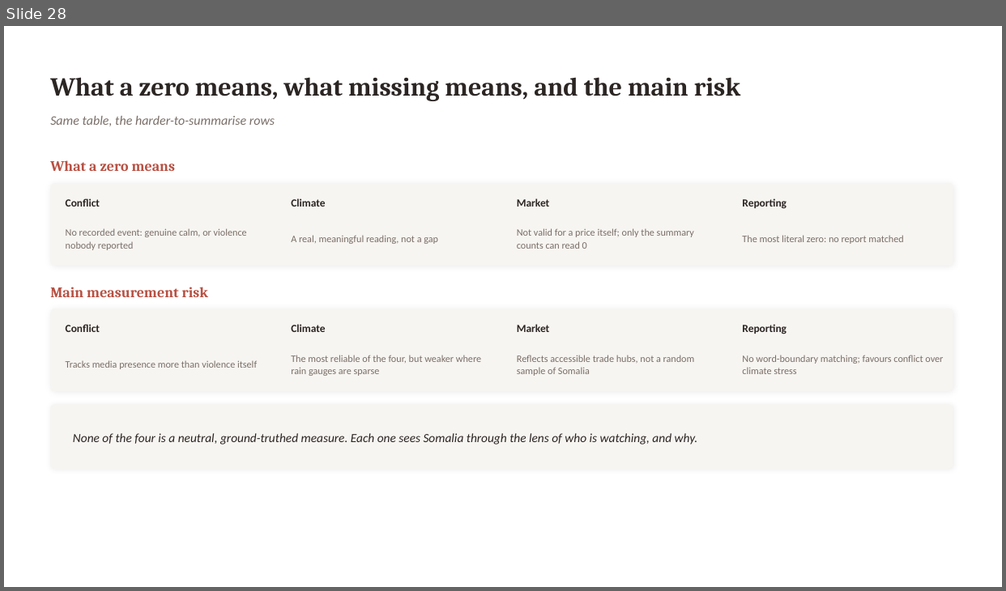
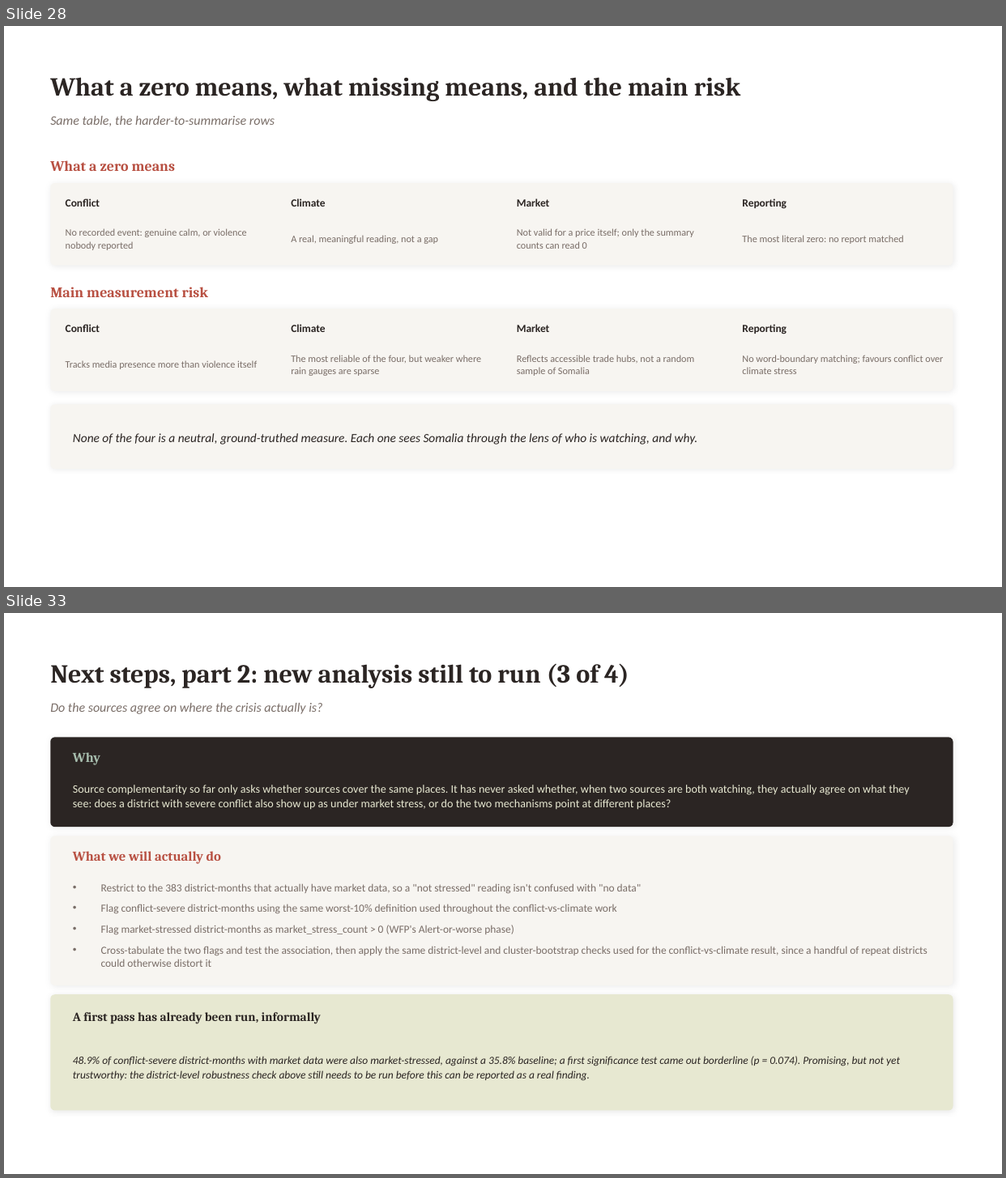
Before and after one commit to hcfgsqm2q7-lang/Dissertation---Samuel-Aracena, a slide deck: weekly_meetings/2026_08_17_slides.pptx. Shown one above the other, each under a label of ours: slide 28 before the commit, slides 28 and 33 after it; the slides between them are not shown. The pictures are 1006x591 and 1006x1178 pixels, drawn with LibreOffice and Linux fonts; fonts in the diff are those of the drawing. Boxes give left, top, right and bottom in pixels: in the first picture for what was removed or moved away, otherwise in the second. Text is boxed around its words. In the diff, an @@ line names an element or a change of style, - is before the commit and + after.

```diff
--- a/weekly_meetings/2026_08_17_slides.pptx
+++ b/weekly_meetings/2026_08_17_slides.pptx
@@ slide 33 added at [4, 613, 1002, 1174], background #FFFFFF @@
@@ text added at [50, 663, 629, 688], 25 pt, text #2B2523, bold @@
+Next steps, part 2: new analysis still to run (3 of 4)
@@ text added at [50, 703, 322, 714], 12.5 pt, text #7A6E68, italic @@
+Do the sources agree on where the crisis actually is?
@@ rounded rectangle added at [50, 737, 953, 827], fill #2B2523 @@
@@ text added at [73, 752, 100, 765], 13 pt, text #A7BEAE, bold @@
+Why
@@ text added at [73, 785, 909, 810], 11 pt, text #E7E8D1 @@
+Source complementarity so far only asks whether sources cover the same places. It has never asked whether, when two sources are both watching, they actually agree on what they see: does a district with severe conflict also show up as under market stress, or do the two mechanisms point at different places?
@@ rounded rectangle added at [50, 836, 953, 986], fill #F7F5F1 @@
@@ text added at [73, 851, 221, 864], 13 pt, text #B85042, bold @@
+What we will actually do
@@ text added at [101, 884, 927, 967], 10.5 pt, text #7A6E68 @@
+• Restrict to the 383 district-months that actually have market data, so a "not stressed" reading isn't confused with "no data"
+• Flag conflict-severe district-months using the same worst-10% definition used throughout the conflict-vs-climate work
+• Flag market-stressed district-months as market_stress_count > 0 (WFP's Alert-or-worse phase)
+• Cross-tabulate the two flags and test the association, then apply the same district-level and cluster-bootstrap checks used for the conflict-vs-climate result, since a handful of repeat districts could otherwise distort it
@@ rounded rectangle added at [50, 995, 953, 1111], fill #E7E8D1 @@
@@ text added at [73, 1012, 321, 1024], 12 pt, text #2B2523, bold @@
+A first pass has already been run, informally
@@ text added at [73, 1056, 900, 1081], 10.5 pt, text #2B2523, italic @@
+48.9% of conflict-severe district-months with market data were also market-stressed, against a 35.8% baseline; a first significance test came out borderline (p = 0.074). Promising, but not yet trustworthy: the district-level robustness check above still needs to be run before this can be reported as a real finding.
```
Also in this commit, not shown: 5 other slides added, 2 slides removed, 1 other file.
